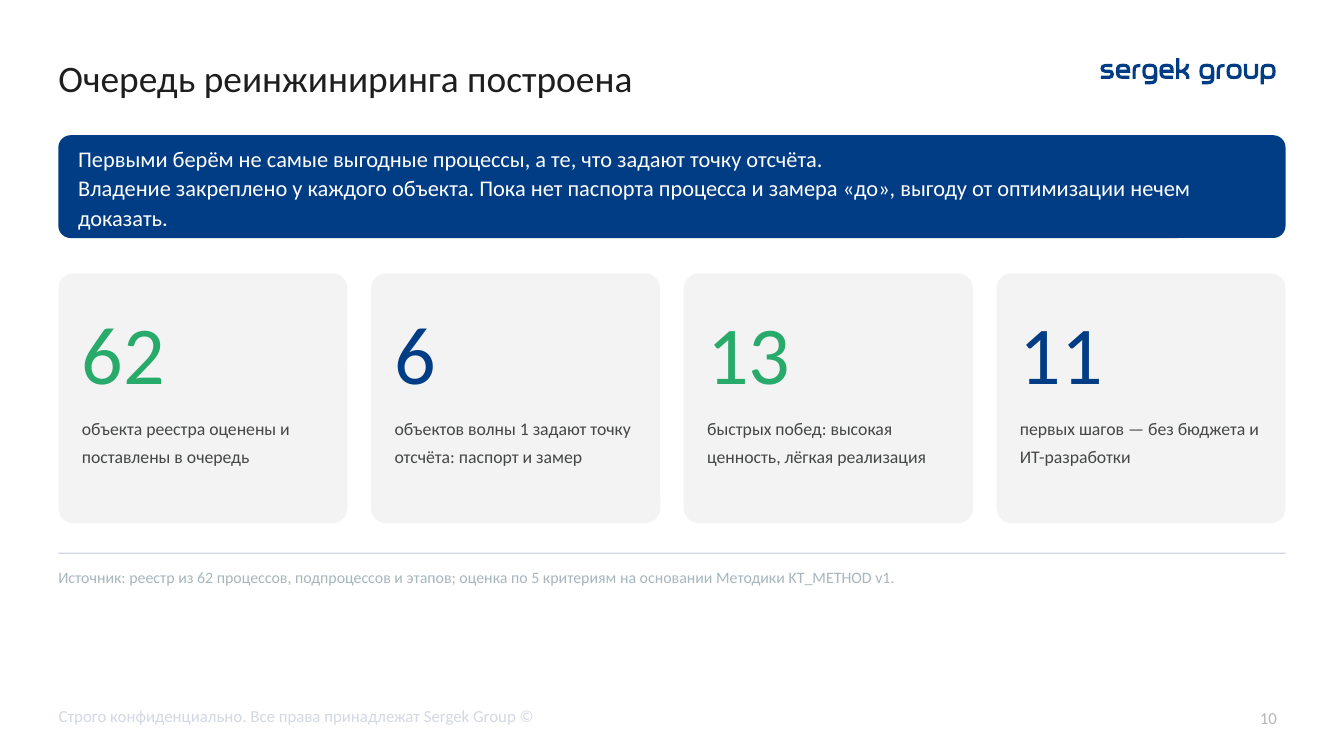
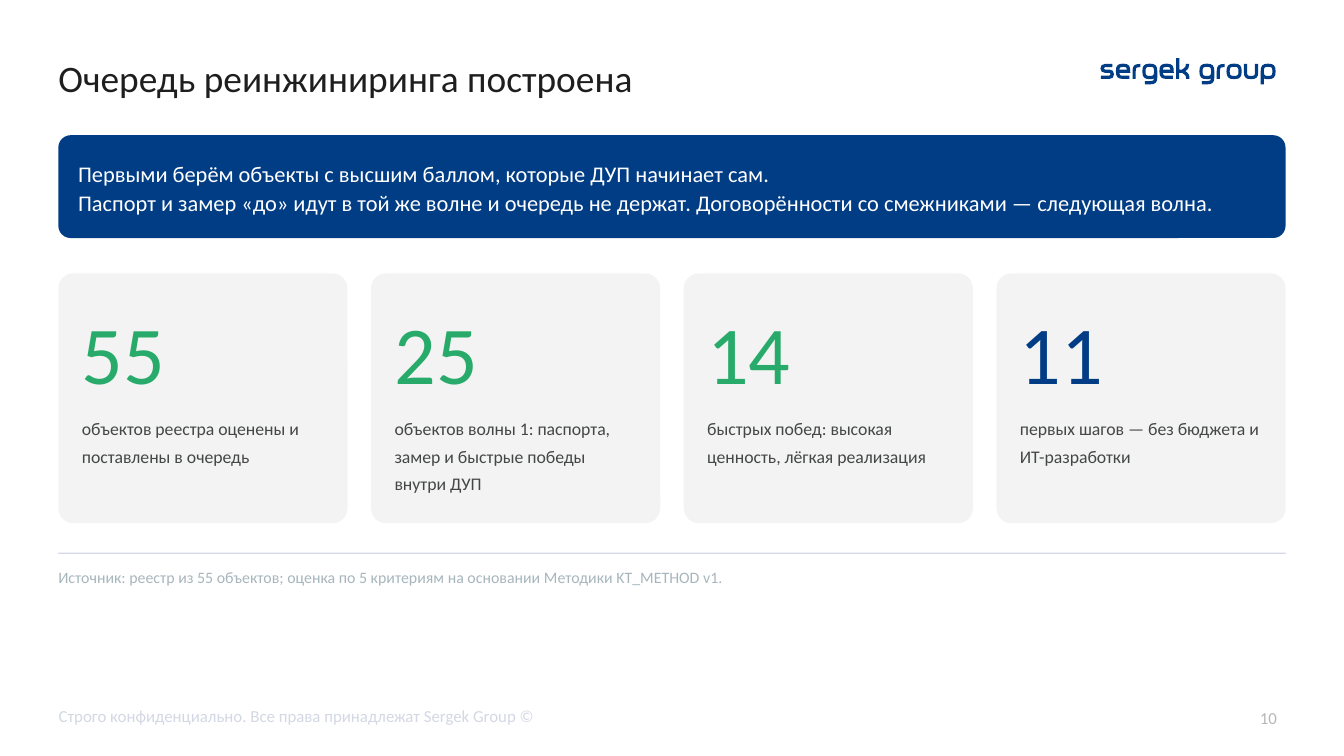
Before and after one commit to TemeshevProject/SG-DUP-Project, a slide deck: slide 10 of dup_project/02_Презентация/ДУП_Приоритеты_реинжиниринга_презентация.pptx. Drawn at 1344x756 pixels with LibreOffice and Linux fonts; fonts in the diff are those of the drawing. Boxes give left, top, right and bottom in pixels: in the first picture for what was removed or moved away, otherwise in the second. Text is boxed around its words. In the diff, an @@ line names an element or a change of style, - is before the commit and + after.

```diff
--- a/dup_project/02_Презентация/ДУП_Приоритеты_реинжиниринга_презентация.pptx
+++ b/dup_project/02_Презентация/ДУП_Приоритеты_реинжиниринга_презентация.pptx
@@ text in rounded rectangle at (78,166,1213,215): text changed @@
-Первыми берём не самые выгодные процессы, а те, что задают точку отсчёта.
-Владение закреплено у каждого объекта. Пока нет паспорта процесса и замера «до», выгоду от оптимизации нечем доказать.
+Первыми берём объекты с высшим баллом, которые ДУП начинает сам.
+Паспорт и замер «до» идут в той же волне и очередь не держат. Договорённости со смежниками — следующая волна.
@@ text at (82,331,165,385): text changed @@
-62
+55
@@ text at (395,330,478,385): text changed; text colour #013D85 to #28AB6A @@
-6
+25
@@ text at (707,331,790,384): text changed @@
-13
+14
@@ text at (82,423,299,466): text changed @@
-объекта реестра оценены и поставлены в очередь
+объектов реестра оценены и поставлены в очередь
@@ text at (395,423,611,493): text changed @@
-объектов волны 1 задают точку отсчёта: паспорт и замер
+объектов волны 1: паспорта, замер и быстрые победы внутри ДУП
@@ text at (58,572,722,586): text changed @@
-Источник: реестр из 62 процессов, подпроцессов и этапов; оценка по 5 критериям на основании Методики KT_METHOD v1.
+Источник: реестр из 55 объектов; оценка по 5 критериям на основании Методики KT_METHOD v1.
```
Also in this commit, not shown: 14 other slides changed, 2 other files.
